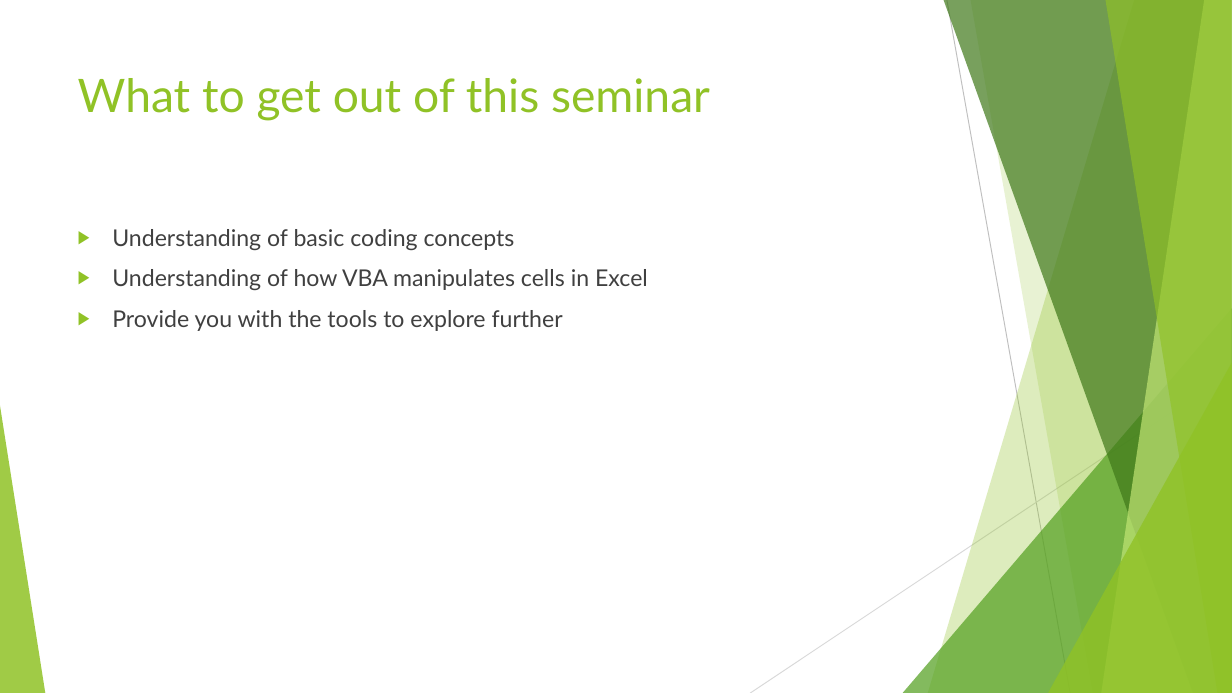
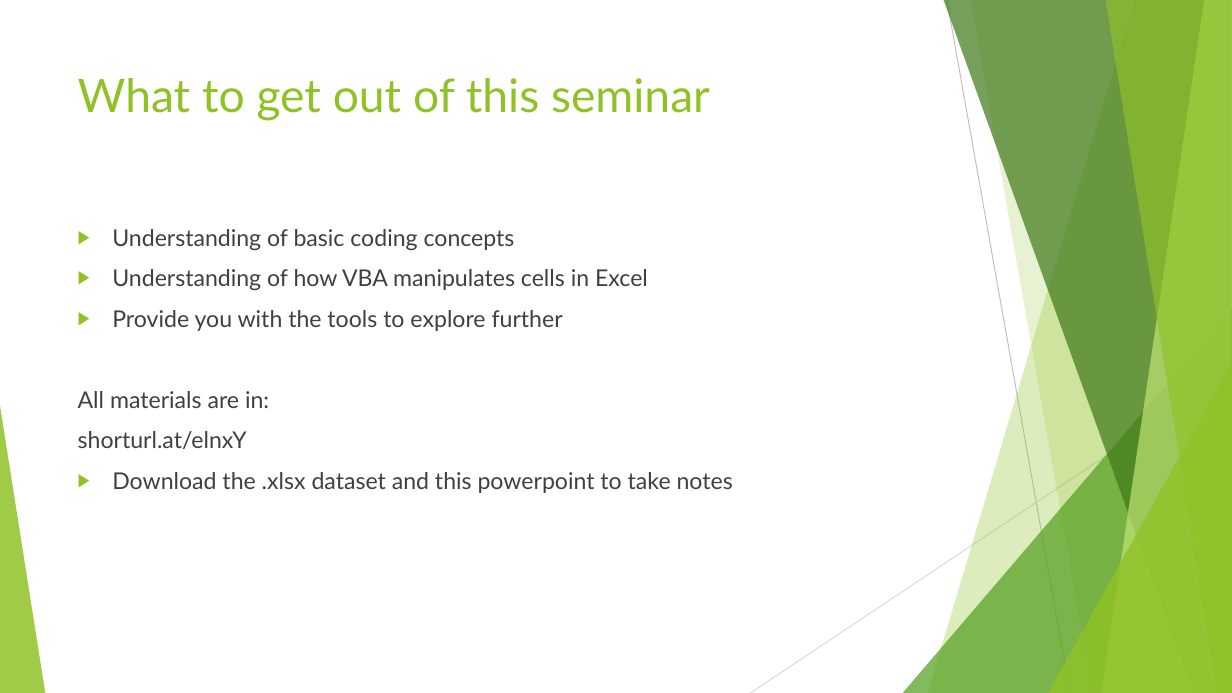
Before and after one commit to lifeinData/vba_senimar_datathon, a slide deck: slide 2 of VBA Seminar.pptx. Drawn at 1232x693 pixels with LibreOffice and Linux fonts; fonts in the diff are those of the drawing. Boxes give left, top, right and bottom in pixels: in the first picture for what was removed or moved away, otherwise in the second. Text is boxed around its words. In the diff, an @@ line names an element or a change of style, - is before the commit and + after.

```diff
--- a/VBA Seminar.pptx
+++ b/VBA Seminar.pptx
@@ text at (x1=78, y1=391, x2=733, y2=493): paragraphs added @@
+All materials are in:
+shorturl.at/elnxY
+▶ Download the .xlsx dataset and this powerpoint to take notes
```
Also in this commit, not shown: 13 other slides changed, 2 slides added, 1 other file.
